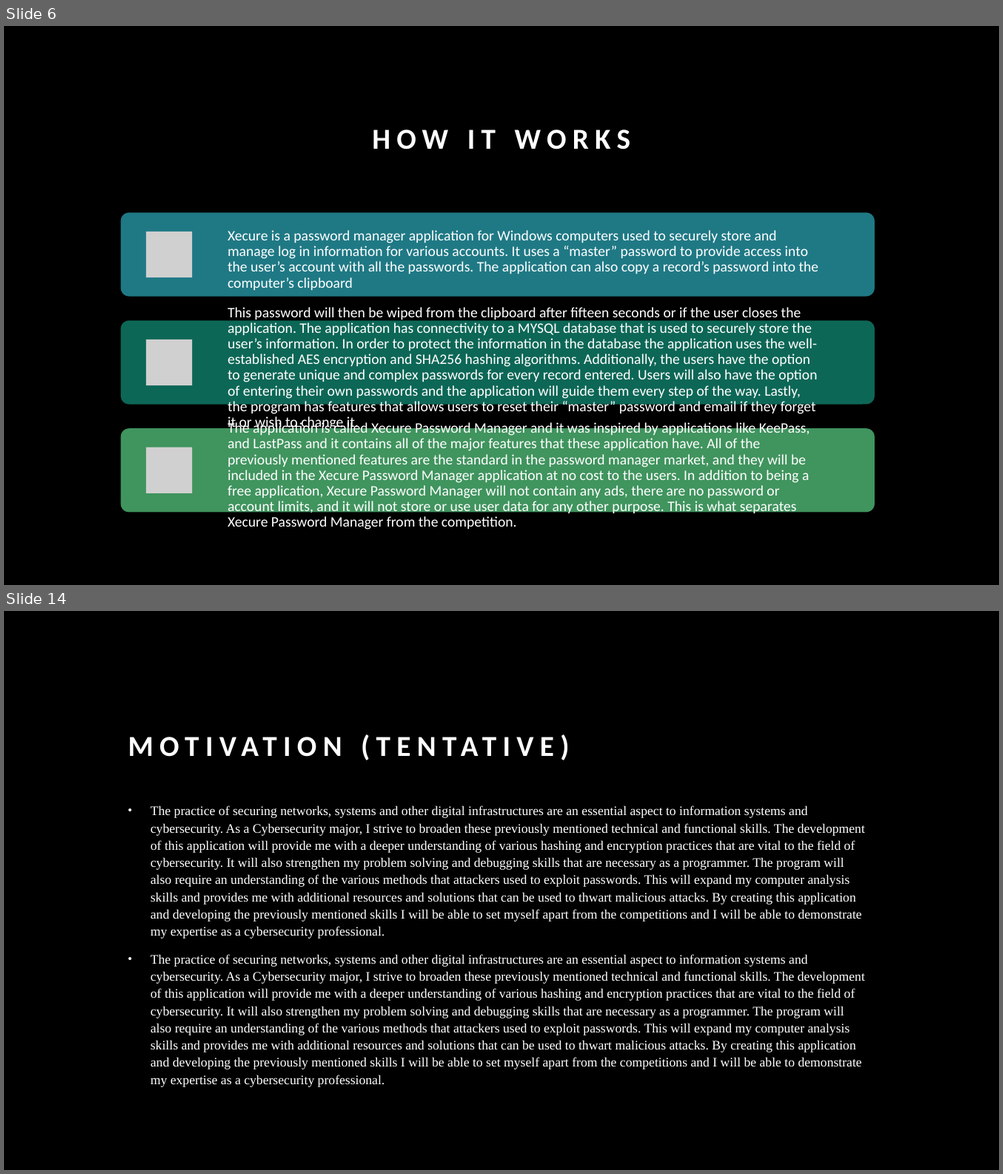
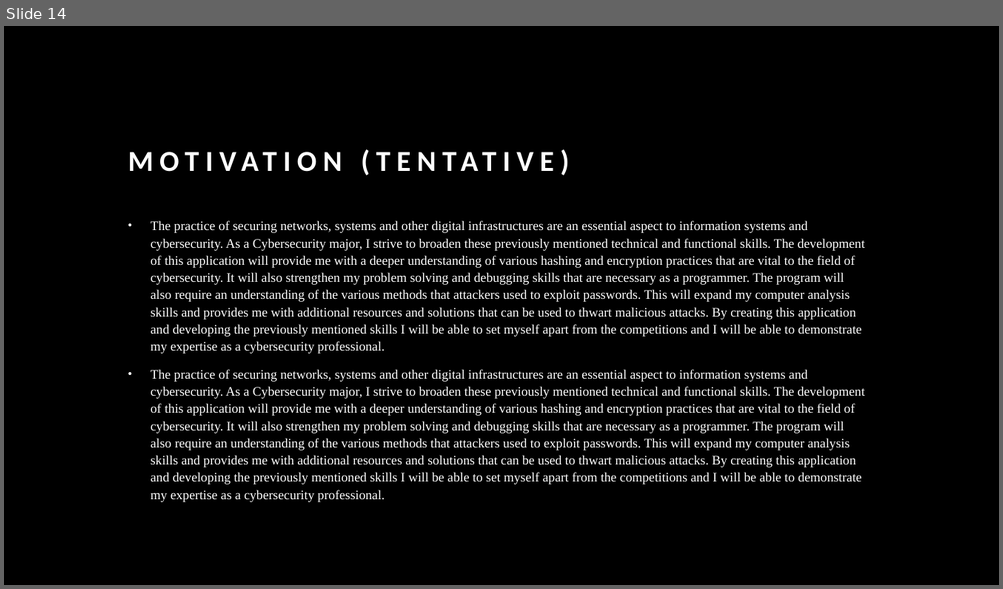
Before and after one commit to Xcar17/Xecure-Password-Manager, a slide deck: Xecured Password Manager Documents/Xecure Password Manager.pptx. Shown one above the other, each under a label of ours: slides 6 and 14 before the commit, slide 14 after it; the slides between them are not shown. The pictures are 1003x1174 and 1003x589 pixels, drawn with LibreOffice and Linux fonts; fonts in the diff are those of the drawing; grey boxes stand for pictures. Boxes give left, top, right and bottom in pixels: in the first picture for what was removed or moved away, otherwise in the second. Text is boxed around its words. In the diff, an @@ line names an element or a change of style, - is before the commit and + after.

```diff
--- a/Xecured Password Manager Documents/Xecure Password Manager.pptx
+++ b/Xecured Password Manager Documents/Xecure Password Manager.pptx
@@ slide 6 removed at <box>4,26,999,585</box>, background #000000 @@
@@ title removed at <box>372,130,631,150</box> @@
-HOW IT WORKS
@@ group removed at <box>120,212,874,530</box>: 3 rounded rectangles, 3 pictures, 3 texts @@
-Xecure is a password manager application for Windows computers used to securely store and manage log in information for various accounts. It uses a “master” password to provide access into the user’s account with all the passwords. The application can also copy a record’s password into the computer’s clipboard
-This password will then be wiped from the clipboard after fifteen seconds or if the user closes the application. The application has connectivity to a MYSQL database that is used to securely store the user’s information. In order to protect the information in the database the application uses the well-established AES encryption and SHA256 hashing algorithms. Additionally, the users have the option to generate unique and complex passwords for every record entered. Users will also have the option of entering their own passwords and the application will guide them every step of the way. Lastly, the program has features that allows users to reset their “master” password and email if they forget it or wish to change it.
-The application is called Xecure Password Manager and it was inspired by applications like KeePass, and LastPass and it contains all of the major features that these application have. All of the previously mentioned features are the standard in the password manager market, and they will be included in the Xecure Password Manager application at no cost to the users. In addition to being a free application, Xecure Password Manager will not contain any ads, there are no password or account limits, and it will not store or use user data for any other purpose. This is what separates Xecure Password Manager from the competition.
```
Also in this commit, not shown: 5 slides changed, 7 slides added, 6 other slides removed, 1 other file.
